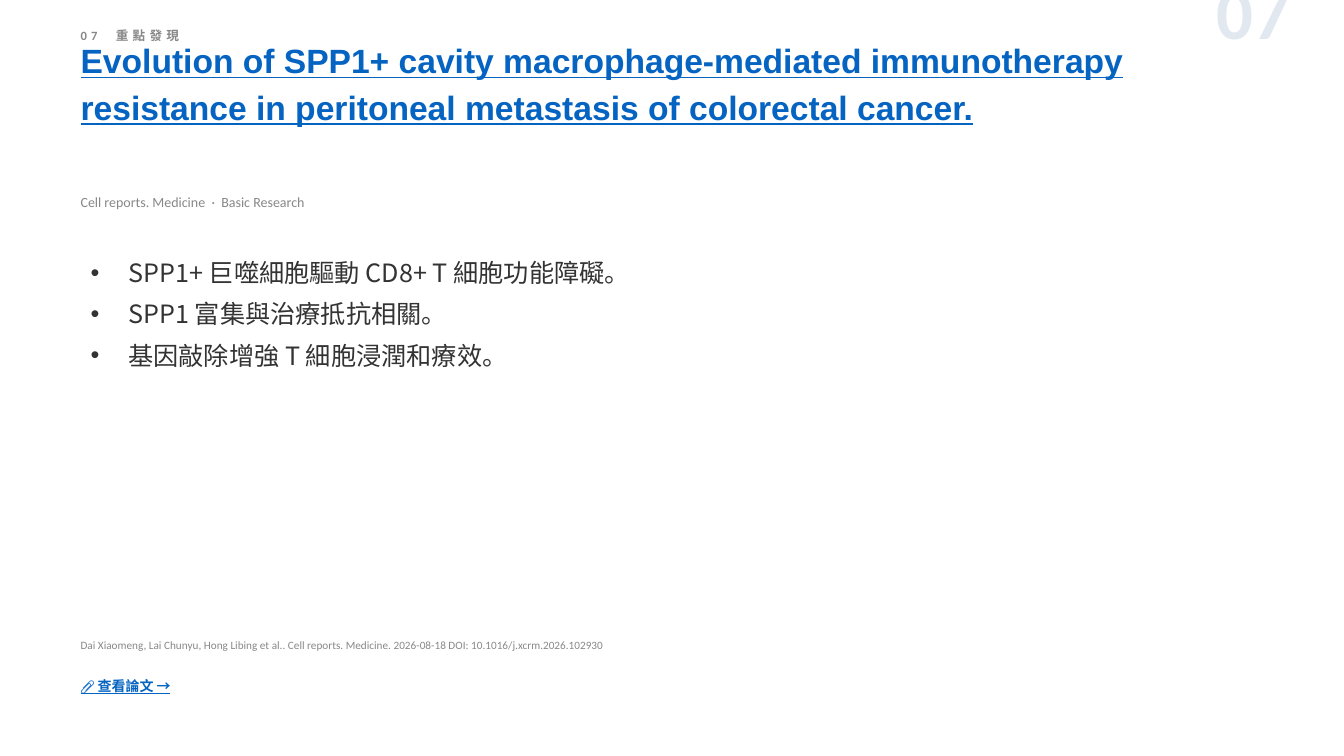
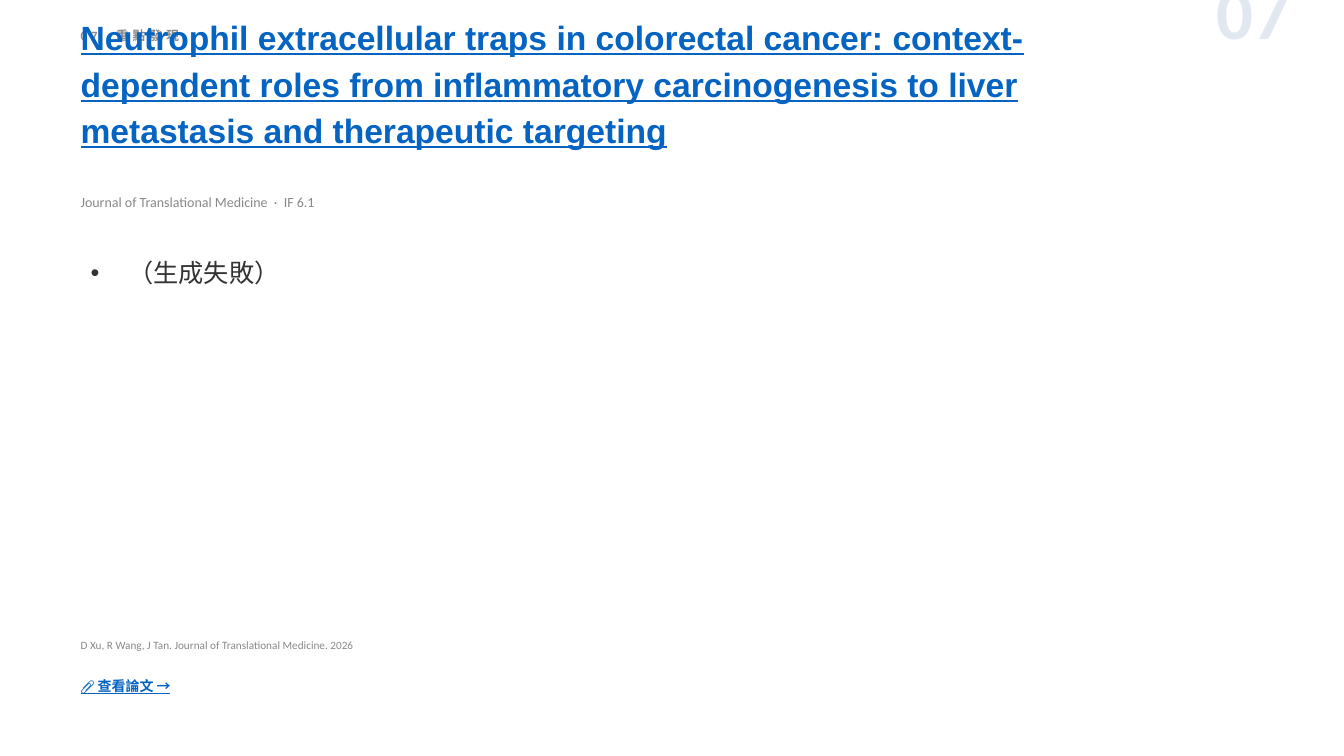
Before and after one commit to jejenhu-maker/colorectal-weekly-digest, a slide deck: slide 9 of docs/digest-zh.pptx. Drawn at 1344x756 pixels with LibreOffice and Linux fonts; fonts in the diff are those of the drawing. Boxes give left, top, right and bottom in pixels: in the first picture for what was removed or moved away, otherwise in the second. Text is boxed around its words. In the diff, an @@ line names an element or a change of style, - is before the commit and + after.

```diff
--- a/docs/digest-zh.pptx
+++ b/docs/digest-zh.pptx
@@ text at (81, 25, 1024, 150): text changed @@
-Evolution of SPP1+ cavity macrophage-mediated immunotherapy resistance in peritoneal metastasis of colorectal cancer.
+Neutrophil extracellular traps in colorectal cancer: context-dependent roles from inflammatory carcinogenesis to liver metastasis and therapeutic targeting
@@ text at (81, 197, 315, 207): text changed @@
-Cell reports. Medicine · Basic Research
+Journal of Translational Medicine · IF 6.1
@@ text at (128, 260, 279, 285): text changed @@
-• SPP1+ 巨噬細胞驅動 CD8+ T 細胞功能障礙。
-• SPP1 富集與治療抵抗相關。
-• 基因敲除增強 T 細胞浸潤和療效。
+• （生成失敗）
@@ text at (81, 641, 353, 651): text changed @@
-Dai Xiaomeng, Lai Chunyu, Hong Libing et al.. Cell reports. Medicine. 2026-08-18 DOI: 10.1016/j.xcrm.2026.102930
+D Xu, R Wang, J Tan. Journal of Translational Medicine. 2026
```
Also in this commit, not shown: 12 other slides changed, 1 slide added, 1 slide removed, 2 other files.
